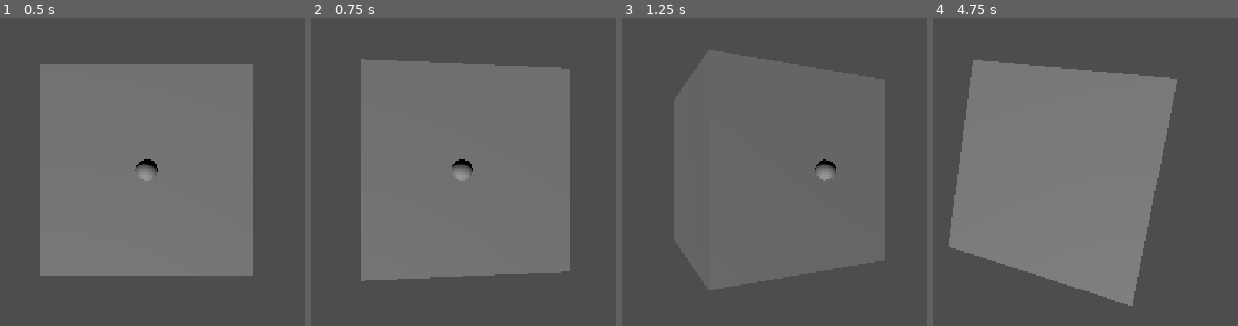
Above: before the commit, frames 1-4 (left to right).
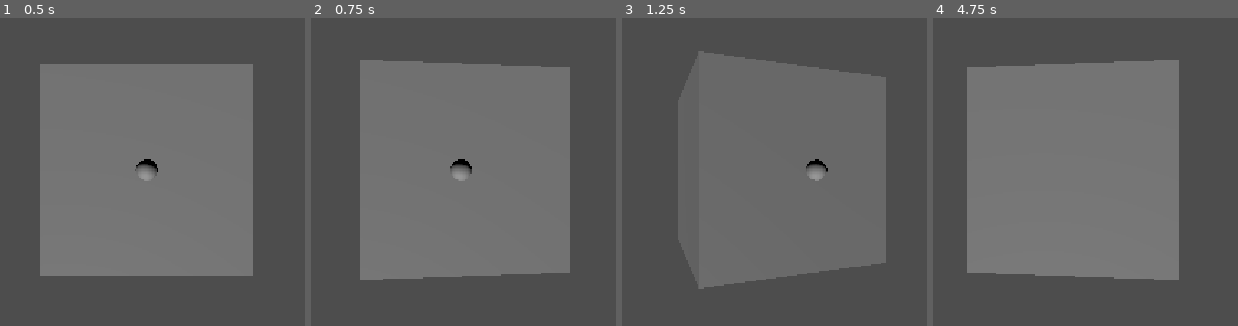
Above: after the commit, the same moments.

Repository: kol89/Godot3dPuzzle
Game: Godot game, scene res://main.tscn
The game is run twice, just before and just after one commit, with the same random seed, the same clock (stepped at 60 frames per second) and the same inputs.
Inputs:
- Up to frame 1 (0.5 s): no input
- Up to frame 2 (0.75 s): tap Enter at 0.5 s; hold Right (right) from 0.53 s (still down)
- Up to frame 3 (1.25 s): keep holding Right (right)
- Up to frame 4 (4.75 s): release Right (right) at 1.28 s; hold Down (down) 1.28-2.03 s; hold Right (right) 2.03-2.78 s; hold Up (up) 2.78-3.53 s; hold Left (left) from 3.53 s (still down)

Frame 1 is identical in both runs. In frame 2, 0.4% of the frame differs, in the area x 16-85%, y 13-86%; in frame 3, 1.0%; in frame 4, 10%, in the area x 5-81%, y 13-94%.

Commit message:
Automatic commit by Aleksandr Fominov

Diff:
--- a/controls.gd
+++ b/controls.gd
@@ -1,31 +1,12 @@
 extends Node
 @onready var maze: RigidBody3D = $"."
-var rotation_limit = 0.5
+const rotation_limit = 0.5
+const rotation_speed = 1
+var RotX: float
+var RotZ: float
+var snap = 1.2
 
-# Called when the node enters the scene tree for the first time.
-func _ready() -> void:
-	pass # Replace with function body.
-
-#func _input(event):
-	#if event.is_action_pressed("left"):
-		#maze.rotatex(10)
-
-# Called every frame. 'delta' is the elapsed time since the previous frame.
-func _process(delta: float) -> void:
-	if Input.is_action_pressed("left"):
-		maze.rotate_z(0.02)
-	elif Input.is_action_pressed("right"):
-		maze.rotate_z(-0.02)
-	elif Input.is_action_pressed("up"):
-		maze.rotate_x(-0.02)
-	elif Input.is_action_pressed("down"):
-		maze.rotate_x(0.02)
-	else:
-		maze.rotation /= Vector3(1.1,1.1,1.1)
-		if maze.rotation<=Vector3(0.001, 0.001, 0.001):
-			maze.rotation = Vector3(0,0,0)
-
-	print(maze.rotation_degrees.x,"", maze.rotation_degrees.z)
+func rotationLimiter() -> void:
 	if maze.rotation.x > rotation_limit:
 		maze.rotation.x = rotation_limit
 	if maze.rotation.x < -rotation_limit:
@@ -34,3 +15,30 @@
 		maze.rotation.z = rotation_limit
 	if maze.rotation.z < -rotation_limit:
 		maze.rotation.z = -rotation_limit
+
+# Called when the node enters the scene tree for the first time.
+func _ready() -> void:
+	pass # Replace with function body.
+
+func _unhandled_key_input(event):
+	if !event.is_pressed():
+		RotX = 0
+		RotZ = 0
+		print(snap)
+		maze.rotation.x /= snap
+		maze.rotation.z /= snap
+		if maze.rotation<=Vector3(0.0001, 0.0001, 0.0001) and maze.rotation>=Vector3(-0.0001, -0.0001, -0.0001):
+			maze.rotation = Vector3(0,0,0)
+
+# Called every frame. 'delta' is the elapsed time since the previous frame.
+func _process(delta: float) -> void:
+	if Input.is_action_pressed("left"):
+		maze.rotation += get_process_delta_time() * Vector3(0,0,rotation_speed)
+	if Input.is_action_pressed("right"):
+		maze.rotation += get_process_delta_time() * Vector3(0,0,-rotation_speed)
+	if Input.is_action_pressed("up"):
+		maze.rotation += get_process_delta_time() * Vector3(-rotation_speed,0,0)
+	if Input.is_action_pressed("down"):
+		maze.rotation += get_process_delta_time() * Vector3(rotation_speed,0,0)
+	print(maze.rotation_degrees.x,"", maze.rotation_degrees.z)
+	rotationLimiter()
